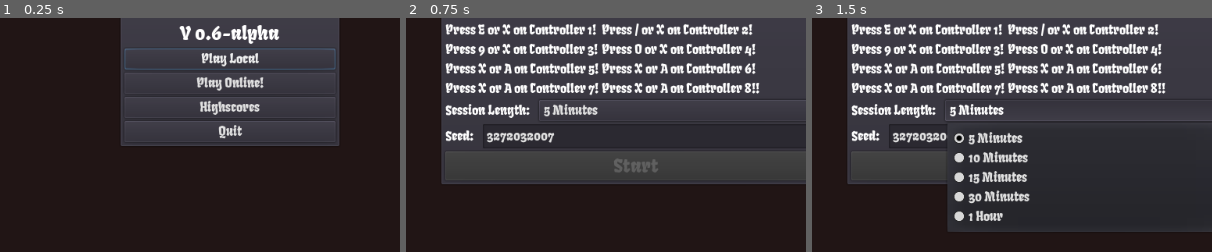
Above: before the commit, frames 1-3 (left to right).
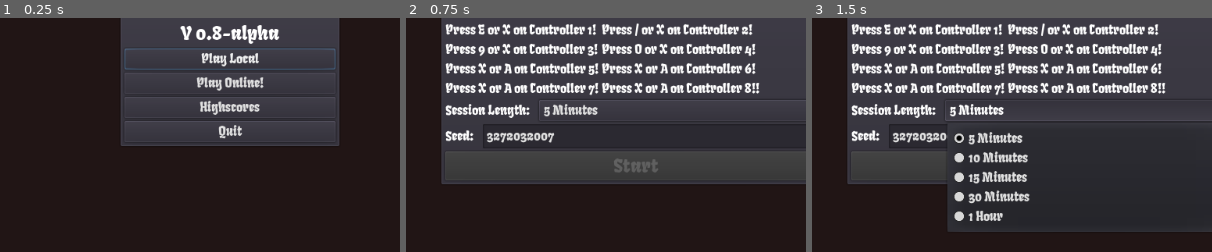
Above: after the commit, the same moments.

Repository: KaizNike/Bone--Appetite--Monster-
Game: Godot game, scene res://src/Scenes/Main Menu.tscn
Same seed, same stepped clock (60 frames per second), same inputs: the game is played once before the commit and once after it.
Inputs:
- Up to frame 1 (0.25 s): no input
- Up to frame 2 (0.75 s): click "Play Local" at 0.5 s
- Up to frame 3 (1.5 s): click "5 Minutes" at 1.25 s
The pictures show only the part of the screen within x 21-71%, y 39-89%; the shares and areas given below are measured in that part.

The runs differ from the first frame. In frame 1, 0.3% of the frame differs, in the area x 44-56%, y 3-10%; in frame 2, nothing differs; in frame 3, nothing differs.

Commit message:
Server Work
- Generate a random room
- Request a free roomkey

Diff:
--- a/Project/src/Objects/PotCook.tscn
+++ b/Project/src/Objects/PotCook.tscn
@@ -100,8 +100,7 @@
 "times": PoolRealArray( 0, 0.5 )
 }
 
-[sub_resource type="Animation" id=2]
-resource_name = "food outside"
+[sub_resource type="Animation" id=3]
 length = 0.1
 tracks/0/type = "value"
 tracks/0/path = NodePath("pot/Sphere:translation")
@@ -146,14 +145,14 @@
 [node name="pot" parent="." instance=ExtResource( 1 )]
 
 [node name="Sphere" parent="pot" index="1"]
-transform = Transform( 0.336682, 0.194331, 0.0623993, -0.11811, 0.453102, -0.117161, -0.100669, 0.118329, 0.346149, 0.156315, 0.677603, -0.485 )
+transform = Transform( 0.336685, 0.19433, 0.0623877, -0.154933, 0.432557, 0.115761, -0.00885655, -0.179437, 0.346622, 0.156315, 0.677603, 0.433901 )
 
 [node name="CollisionShape" type="CollisionShape" parent="."]
 transform = Transform( 0.41316, 0, 0.910659, 0, 0.664954, 0, -0.910659, 0, 0.41316, 0, 0, 0 )
 shape = SubResource( 1 )
 
 [node name="AnimationPlayer" type="AnimationPlayer" parent="."]
-"anims/food cooking" = SubResource( 3 )
-"anims/food outside" = SubResource( 2 )
+"anims/food cooking" = SubResource( 2 )
+"anims/food outside" = SubResource( 3 )
 
 [editable path="pot"]
--- a/Project/src/Scenes/OnlineStartup.gd
+++ b/Project/src/Scenes/OnlineStartup.gd
@@ -9,7 +9,6 @@
 
 func _ready():
 #	var MAX_PLAYERS = Globals.MAX_PLAYERS
-
 	var peer = NetworkedMultiplayerENet.new()
 	peer.create_client(Globals.SERVER_IP, Globals.SERVER_PORT)
 	get_tree().network_peer = peer
--- a/Project/src/Scenes/Server.gd
+++ b/Project/src/Scenes/Server.gd
@@ -5,18 +5,35 @@
 
 
 func _ready():
-	var SERVER_PORT = Globals.SERVER_PORT
-	var MAX_PLAYERS = Globals.MAX_PLAYERS
+	randomize()
+	Globals.connect("request_random_room",self,"request_room")
 	if Globals.is_server:
+		var SERVER_PORT = Globals.SERVER_PORT
+		var MAX_PLAYERS = Globals.MAX_PLAYERS
 		var peer = NetworkedMultiplayerENet.new()
 		peer.create_server(SERVER_PORT, MAX_PLAYERS)
 		get_tree().network_peer = peer
 		$Control/CenterContainer/VBoxContainer/Status.text = "Running."
 
+remote func check_secret_key(key) -> bool:
+	if key == Globals.secret_key:
+		return true
+	else:
+		return false
+
 remote func request_room() -> String:
-	var n_chars = len(Globals.capital_characters)
+	var RoomKey = random_room(Globals.room_key_size)
+	while(check_for_room(RoomKey)):
+		RoomKey = random_room(Globals.room_key_size)
+	return RoomKey
 
-	return "none"
+func random_room(size) -> String:
+	var capital_characters = "ABCDEFGHIJKLMNOPQRSTUVWXYZ"
+	var n_chars = len(capital_characters)
+	var room_key = ''
+	for i in range(size):
+		room_key += capital_characters[randi()%n_chars]
+	return room_key
 
 remote func get_rooms_length() -> int:
 	return rooms.size()
@@ -41,7 +58,7 @@
 	return false
 
 remote func check_for_room(key) -> bool:
-	if rooms.has(key):
-		return true
-	else:
-		return false
+	for Room in rooms:
+		if Room.has(key):
+			return true
+	return false
--- a/Project/src/Scripts/Globals.gd
+++ b/Project/src/Scripts/Globals.gd
@@ -1,27 +1,43 @@
 extends Node
-
-var version = [0,6,"-alpha"]
-var versonInfo = "Timer and music!"
+#Version - Update with changes
+var version = [0,8,"-alpha"]
+var versonInfo = "Multiplayer basics!"
+##
 var gameLength = 60 * 5
 var Seed = 0
+
+
+
+var max_players = 12
+var playersReady = []
+
+#Multiplayer vars
 var is_server = false
+const SERVER_IP = "127.0.0.1"
+const SERVER_PORT = 3332
+const MAX_PLAYERS = 1000
+var online_room_key = ""
+var secret_key = "Aba"
+
 
 var characters = 'abcdefghijklmnopqrstuvwxyz'
 var capital_characters = "ABCDEFGHIJKLMNOPQRSTUVWXYZ"
+var room_key_size = 4
+##
 
 
-const SERVER_IP = "127.0.0.1"
-const SERVER_PORT = 3332
-const MAX_PLAYERS = 1000
-
+#Signals
 signal music_changed(value)
 signal time_ran_out()
-signal chat_recieved(text)
 
 signal lobby_players_updated(array)
+##
 
-var max_players = 12
-var playersReady = []
+#Multiplayer Signals
+signal chat_recieved(text)
+signal request_random_room()
+signal match_secret_key(secret_key)
+##
 
 func _ready():
 	randomize()
Not shown: 1 places in Project/src/Objects/PotCook.tscn that only renumber resources
